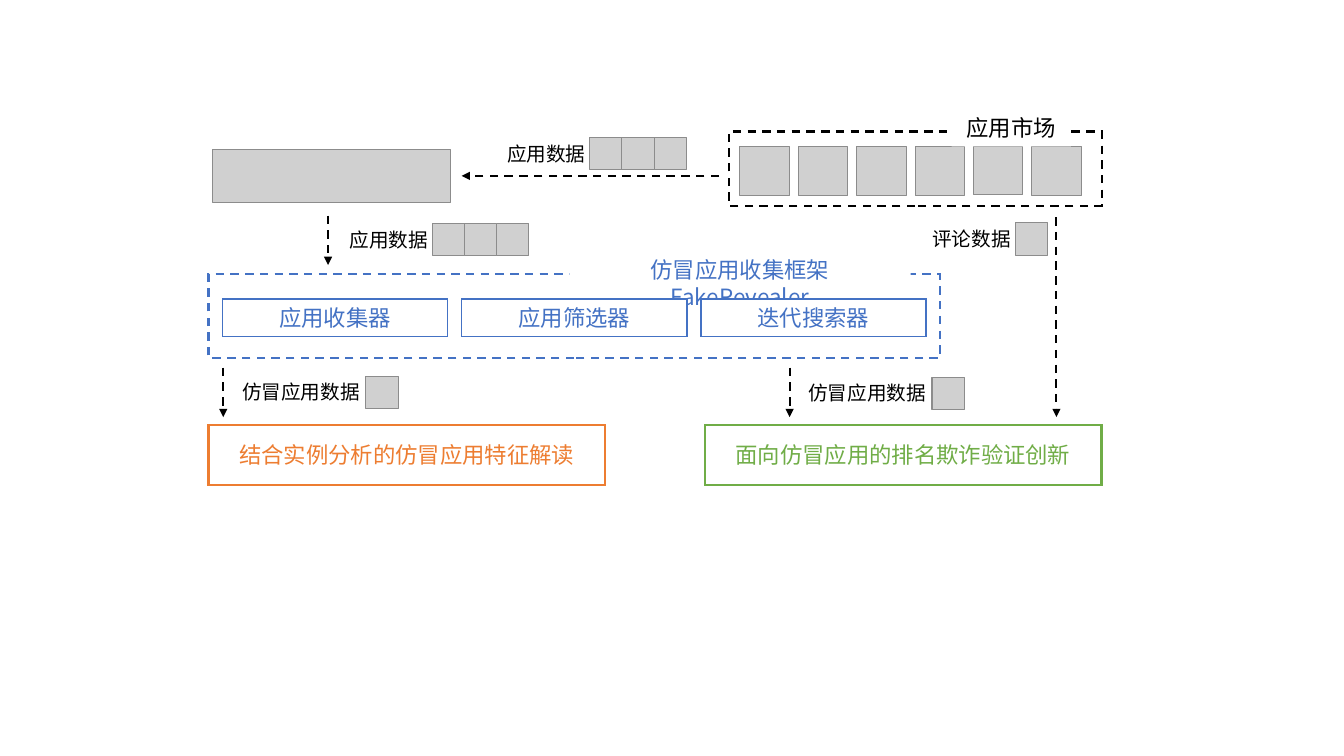
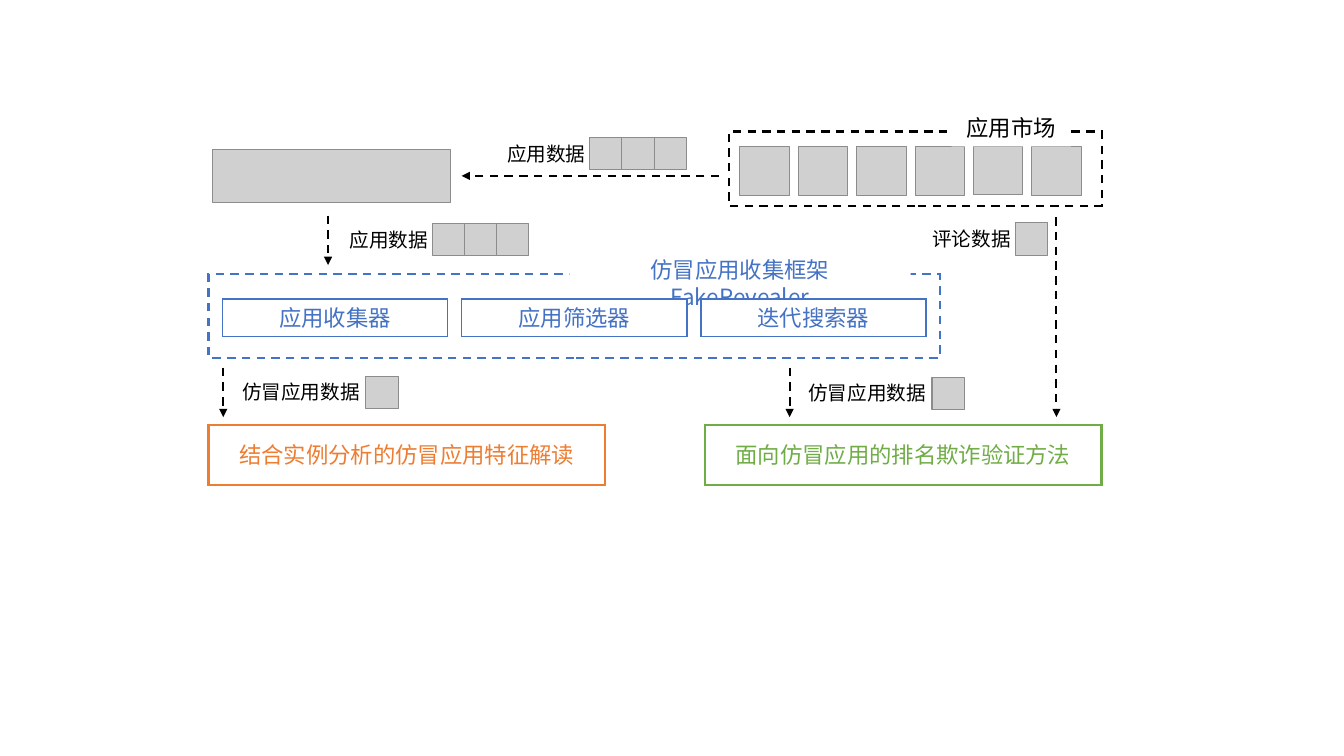
Before and after one commit to miniminiwhite/master-thesis, a slide deck: slide 3 of edwin_2019/Figures/edwin-overview.pptx. Drawn at 1344x756 pixels with LibreOffice and Linux fonts; fonts in the diff are those of the drawing; grey boxes stand for pictures. Boxes give left, top, right and bottom in pixels: in the first picture for what was removed or moved away, otherwise in the second. Text is boxed around its words. In the diff, an @@ line names an element or a change of style, - is before the commit and + after.

```diff
--- a/edwin_2019/Figures/edwin-overview.pptx
+++ b/edwin_2019/Figures/edwin-overview.pptx
@@ text in rectangle at (736, 444, 1071, 465): text changed @@
-面向仿冒应用的排名欺诈验证创新
+面向仿冒应用的排名欺诈验证方法
```
Also in this commit, not shown: 7 other files.
